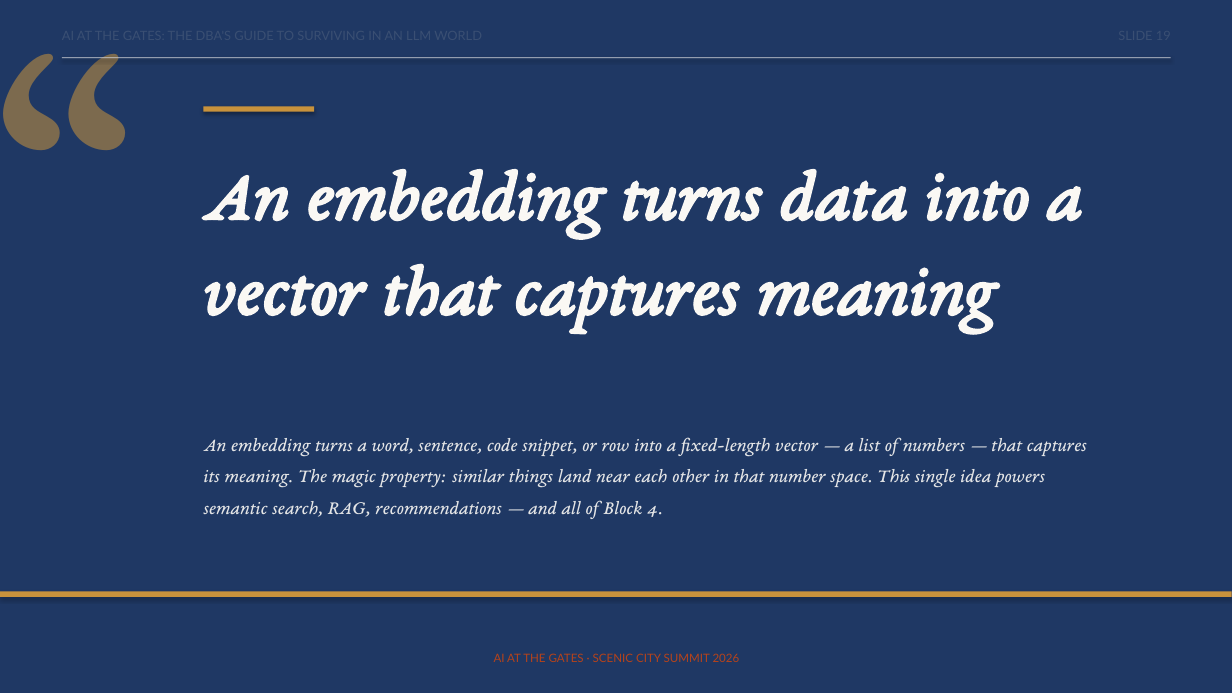
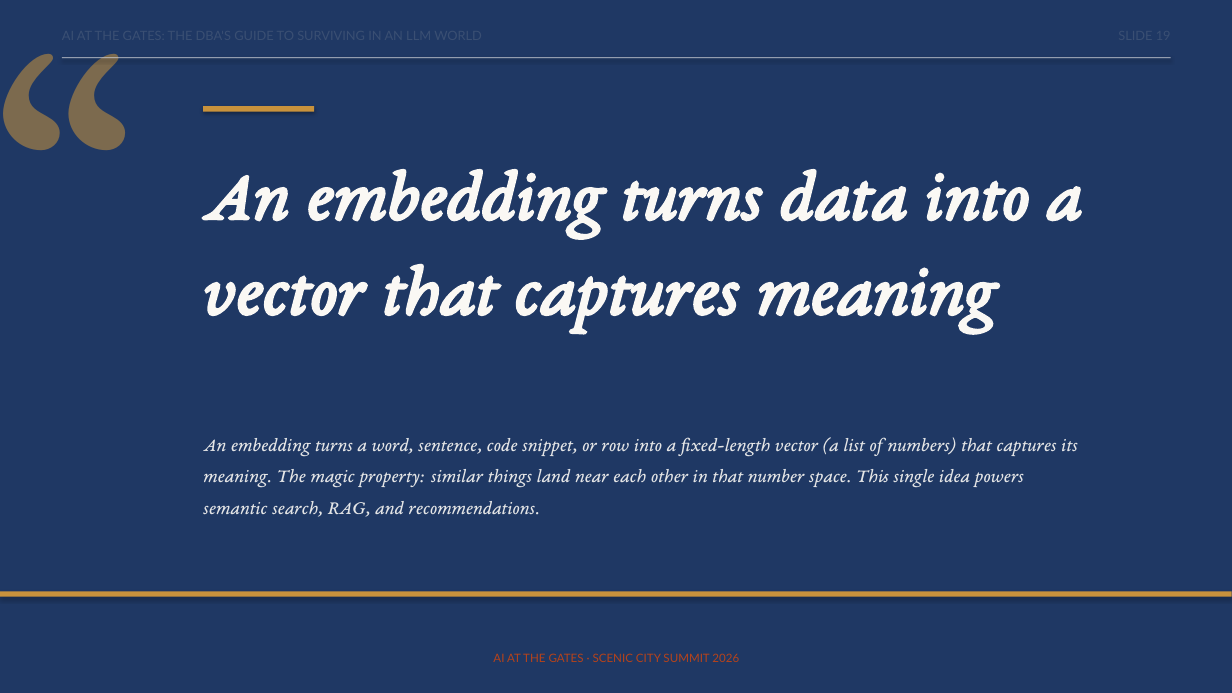
Before and after one commit to feaselkl/AI-at-the-Gates, a slide deck: slide 20 of slides/scenic-city-aigates-precon.pptx (slide 19 before the commit). Drawn at 1232x693 pixels with LibreOffice and Linux fonts; fonts in the diff are those of the drawing. Boxes give left, top, right and bottom in pixels: in the first picture for what was removed or moved away, otherwise in the second. Text is boxed around its words. In the diff, an @@ line names an element or a change of style, - is before the commit and + after.

```diff
--- a/slides/scenic-city-aigates-precon.pptx
+++ b/slides/scenic-city-aigates-precon.pptx
@@ text at [203,437,1078,517]: text changed @@
-An embedding turns a word, sentence, code snippet, or row into a fixed-length vector — a list of numbers — that captures its meaning. The magic property: similar things land near each other in that number space. This single idea powers semantic search, RAG, recommendations — and all of Block 4.
+An embedding turns a word, sentence, code snippet, or row into a fixed-length vector (a list of numbers) that captures its meaning. The magic property: similar things land near each other in that number space. This single idea powers semantic search, RAG, and recommendations.
```
Also in this commit, not shown: 109 other slides changed, 1 slide added, 1 slide removed.
